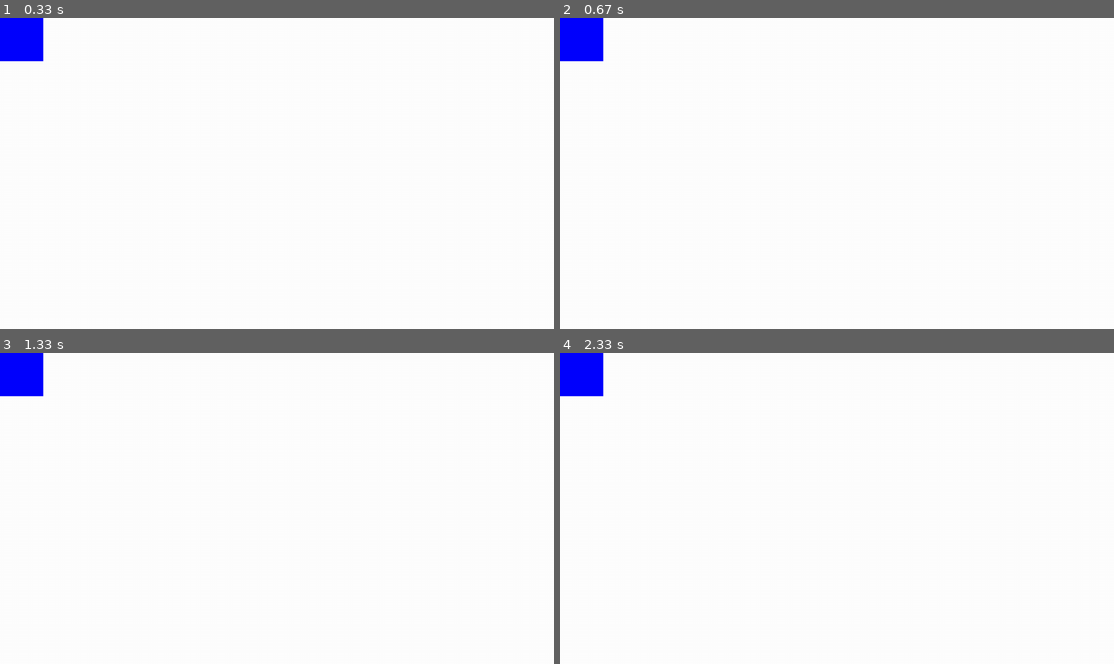
Above: before the commit, frames 1-4 (two rows, left to right).
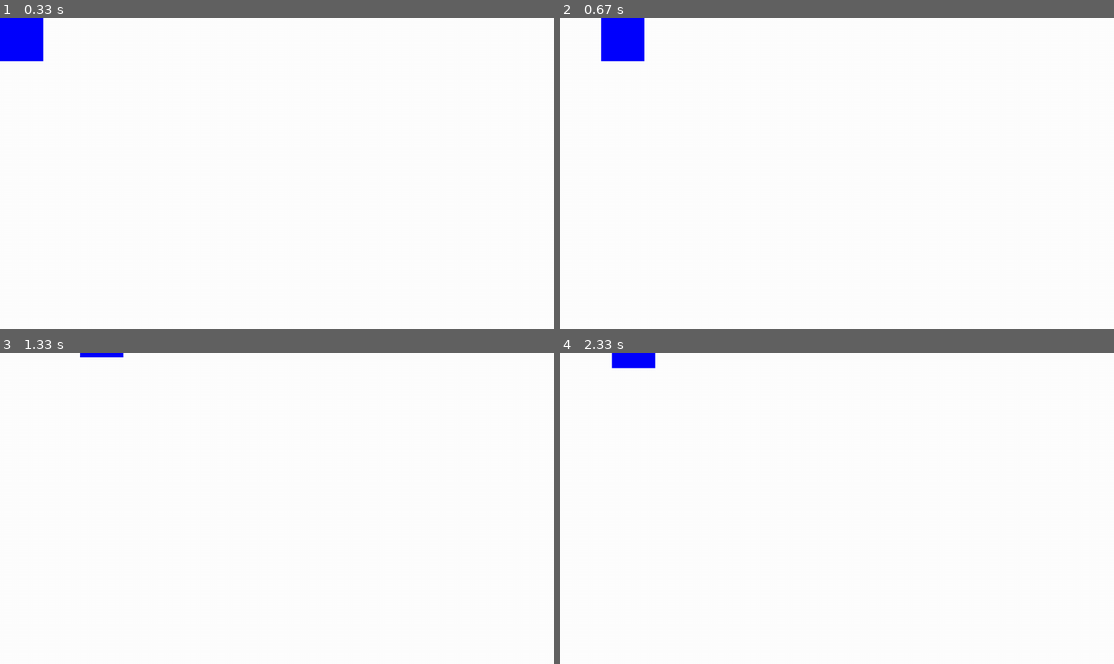
Above: after the commit, the same moments.

Repository: JamieAdamsFanAccount/computerscience
Game: pygame game, started from pygametesting/index.py
The game is run twice, just before and just after one commit, with the same random seed, the same clock (stepped at 60 frames per second) and the same inputs.
Inputs:
- Up to frame 1 (0.33 s): no input
- Up to frame 2 (0.67 s): hold D from 0.33 s (still down)
- Up to frame 3 (1.33 s): release D at 0.8 s; hold W 0.83-1.13 s; hold D from 1.17 s (still down)
- Up to frame 4 (2.33 s): release D at 1.63 s; hold A 1.67-2.2 s; hold S from 2.23 s (still down)

Frame 1 is identical in both runs. In frame 2, 2.1% of the frame differs, in the area x 0-16%, y 0-15%; in frame 3, 1.2%; in frame 4, 1.5%.

Commit message:
Pygame and probably ruby

Diff:
--- a/pygametesting/index.py
+++ b/pygametesting/index.py
@@ -1,31 +1,66 @@
-import pygame, sys
-from pygame.locals import *
+# Special thanks to http://programarcadegames.com/python_examples/show_file.php?file=moving_sprites.py
 
-def main():
-    pygame.init()
+import pygame
 
-    display = pygame.display.set_mode((1280, 720), 0, 32)
+white = (255, 255, 255)
+blue = (0, 0, 255)
 
-    white = (255,255,255)
-    blue = (0,0,255)
+basex = 100;
+basey = 100;
 
-    display.fill(white)
+class Block(pygame.sprite.Sprite):
+    def __init__(self):
+        super().__init__()
 
-    pygame.draw.rect(display, blue, (0, 0, 100, 100))
+        self.image = pygame.Surface([basex, basey])
+        self.image.fill(blue)
+        self.rect = self.image.get_rect()
 
-    running = 1;
-    while running == 1:
-        for event in pygame.event.get():
-            if event.type == quit:
-                running = 0;
-                pygame.quit()
-                sys.exit()
+class Player(Block):
+    def update(self, pressed):
+        if pressed[pygame.K_d]:
+            player.rect.x = player.rect.x + movescale;
+        elif pressed[pygame.K_a]:
+            player.rect.x = player.rect.x - movescale;
 
-        pressed = pygame.key.get_pressed()
+        if pressed[pygame.K_w]:
+            player.rect.y = player.rect.y - movescale;
+        elif pressed[pygame.K_s]:
+            player.rect.y = player.rect.y + movescale;
 
-        if pressed[pygame.K_ESCAPE]:
-            running = 0;
+pygame.init()
 
-        pygame.display.update();
+screen_width = 1280
+screen_height = 720
+screen = pygame.display.set_mode([screen_width, screen_height])
 
-main()
+playing = True;
+
+clock = pygame.time.Clock()
+
+all_sprites_list = pygame.sprite.Group()
+
+player = Player()
+all_sprites_list.add(player)
+
+movescale = 5;
+
+while playing == True:
+
+    pressed = pygame.key.get_pressed()
+
+    for event in pygame.event.get():
+        if event.type == pygame.QUIT:
+            playing = False;
+    if pressed[pygame.K_ESCAPE]:
+        playing = False;
+
+    screen.fill(white)
+
+    player.update(pressed)
+    all_sprites_list.draw(screen)
+
+    clock.tick(60)
+    pygame.display.flip()
+
+pygame.quit()
--- /dev/null
+++ b/rubytings/blog/config/cable.yml
@@ -0,0 +1,10 @@
+development:
+  adapter: async
+
+test:
+  adapter: test
+
+production:
+  adapter: redis
+  url: <%= ENV.fetch("REDIS_URL") { "redis://localhost:6379/1" } %>
+  channel_prefix: blog_production
--- /dev/null
+++ b/rubytings/blog/config/database.yml
@@ -0,0 +1,25 @@
+# SQLite. Versions 3.8.0 and up are supported.
+#   gem install sqlite3
+#
+#   Ensure the SQLite 3 gem is defined in your Gemfile
+#   gem 'sqlite3'
+#
+default: &default
+  adapter: sqlite3
+  pool: <%= ENV.fetch("RAILS_MAX_THREADS") { 5 } %>
+  timeout: 5000
+
+development:
+  <<: *default
+  database: db/development.sqlite3
+
+# Warning: The database defined as "test" will be erased and
+# re-generated from your development database when you run "rake".
+# Do not set this db to the same as development or production.
+test:
+  <<: *default
+  database: db/test.sqlite3
+
+production:
+  <<: *default
+  database: db/production.sqlite3
--- /dev/null
+++ b/rubytings/blog/config/locales/en.yml
@@ -0,0 +1,33 @@
+# Files in the config/locales directory are used for internationalization
+# and are automatically loaded by Rails. If you want to use locales other
+# than English, add the necessary files in this directory.
+#
+# To use the locales, use `I18n.t`:
+#
+#     I18n.t 'hello'
+#
+# In views, this is aliased to just `t`:
+#
+#     <%= t('hello') %>
+#
+# To use a different locale, set it with `I18n.locale`:
+#
+#     I18n.locale = :es
+#
+# This would use the information in config/locales/es.yml.
+#
+# The following keys must be escaped otherwise they will not be retrieved by
+# the default I18n backend:
+#
+# true, false, on, off, yes, no
+#
+# Instead, surround them with single quotes.
+#
+# en:
+#   'true': 'foo'
+#
+# To learn more, please read the Rails Internationalization guide
+# available at https://guides.rubyonrails.org/i18n.html.
+
+en:
+  hello: "Hello world"
--- /dev/null
+++ b/rubytings/blog/config/storage.yml
@@ -0,0 +1,34 @@
+test:
+  service: Disk
+  root: <%= Rails.root.join("tmp/storage") %>
+
+local:
+  service: Disk
+  root: <%= Rails.root.join("storage") %>
+
+# Use rails credentials:edit to set the AWS secrets (as aws:access_key_id|secret_access_key)
+# amazon:
+#   service: S3
+#   access_key_id: <%= Rails.application.credentials.dig(:aws, :access_key_id) %>
+#   secret_access_key: <%= Rails.application.credentials.dig(:aws, :secret_access_key) %>
+#   region: us-east-1
+#   bucket: your_own_bucket
+
+# Remember not to checkin your GCS keyfile to a repository
+# google:
+#   service: GCS
+#   project: your_project
+#   credentials: <%= Rails.root.join("path/to/gcs.keyfile") %>
+#   bucket: your_own_bucket
+
+# Use rails credentials:edit to set the Azure Storage secret (as azure_storage:storage_access_key)
+# microsoft:
+#   service: AzureStorage
+#   storage_account_name: your_account_name
+#   storage_access_key: <%= Rails.application.credentials.dig(:azure_storage, :storage_access_key) %>
+#   container: your_container_name
+
+# mirror:
+#   service: Mirror
+#   primary: local
+#   mirrors: [ amazon, google, microsoft ]
Not shown, added: rubytings/blog/Gemfile
Not shown, added: rubytings/blog/README.md
Not shown, added: rubytings/blog/Rakefile
Not shown, added: rubytings/blog/bin/bundle
Not shown, added: rubytings/blog/bin/rails
Not shown, added: rubytings/blog/bin/rake
Not shown, added: rubytings/blog/bin/setup
Not shown, added: rubytings/blog/bin/yarn
Not shown, added: rubytings/blog/package.json
Binary file added: rubytings/blog/public/apple-touch-icon-precomposed.png
Binary file added: rubytings/blog/public/apple-touch-icon.png
Not shown, added: rubytings/blog/public/favicon.ico
(and 63 more such lines)
